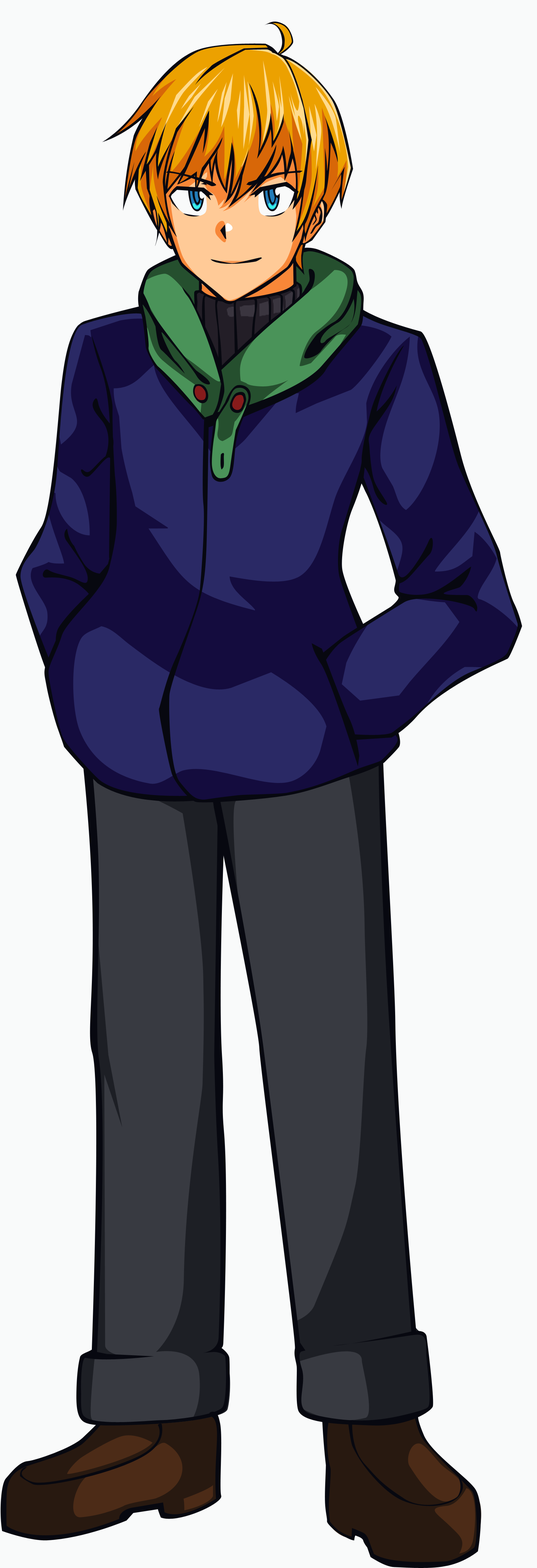
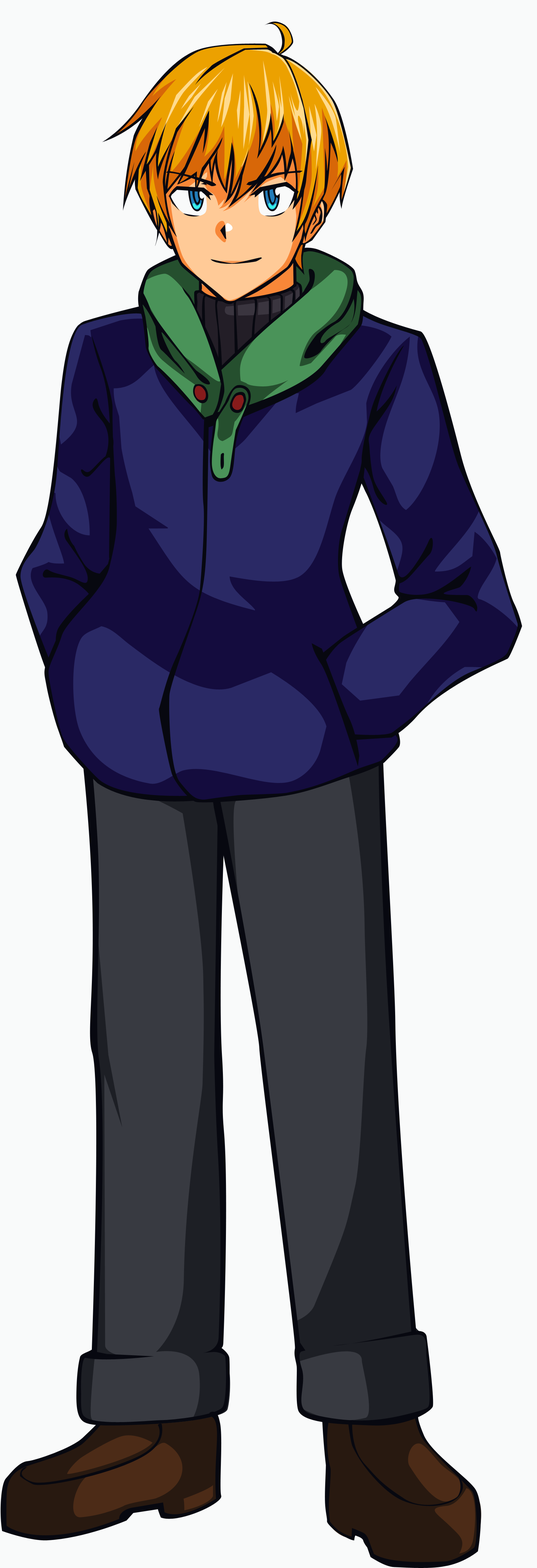
Layers edited between the first and the second 537px x 1568px image:
hid "Shape 20", painted on it over left=224, top=58, right=303, bottom=318
moved "Group 7" above "Layer 30" over left=224, top=58, right=303, bottom=318
moved "Shape 2" into group "Group 7" over left=283, top=58, right=287, bottom=67
moved "Shape 10" into group "Group 7" over left=245, top=256, right=303, bottom=305
added layer "Shape 90" in group "Group 7" over left=224, top=256, right=303, bottom=318
moved "Shape 78" into group "Group 7", painted on it over left=283, top=58, right=287, bottom=67
moved "Shape 11" into group "Group 7" over left=283, top=58, right=287, bottom=67
removed layer "Layer 29" from group "Base" over left=224, top=286, right=303, bottom=318
added layer "Shape 89" in group "Group 7" over left=224, top=286, right=302, bottom=316
moved "Shape 35" into group "Group 7" over left=224, top=286, right=303, bottom=318
moved "Shape 14" into group "Group 7" over left=224, top=256, right=303, bottom=310
moved "Shape 13" into group "Group 7" over left=224, top=256, right=303, bottom=309
removed layer "Shape 79" from group "Base" over left=283, top=58, right=287, bottom=67
removed layer "Shape 87" from group "Base" over left=283, top=58, right=287, bottom=67